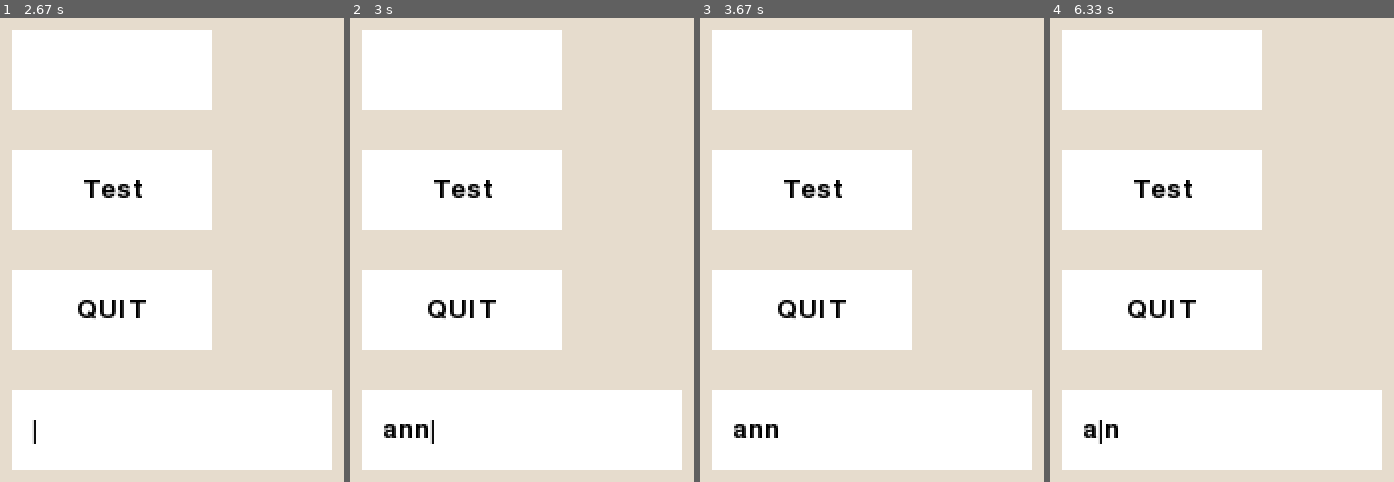
Above: before the commit, frames 1-4 (left to right).
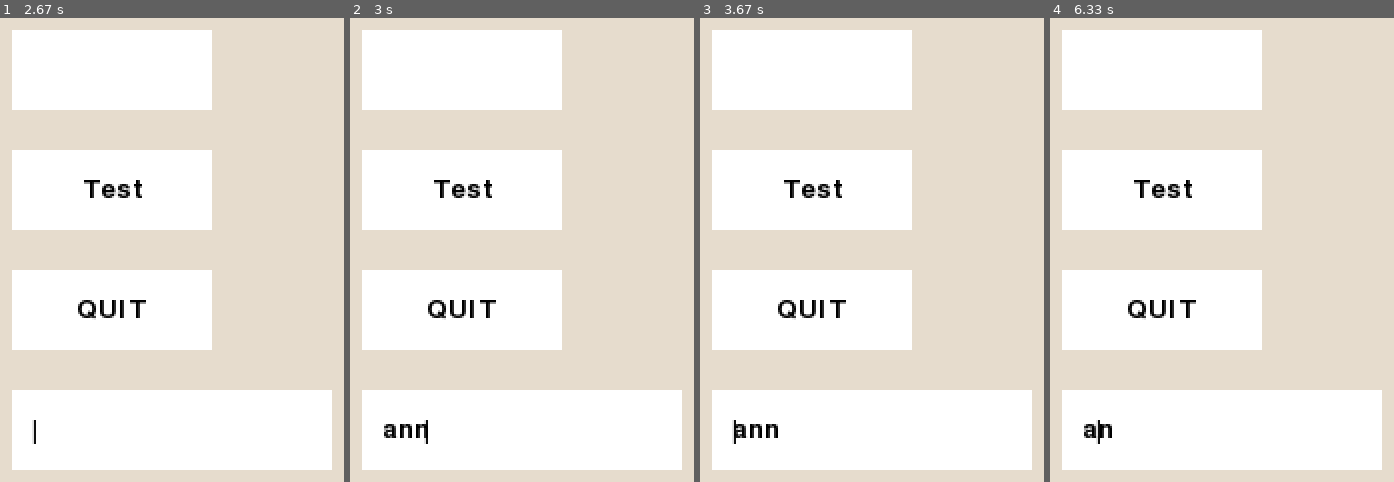
Above: after the commit, the same moments.

Repository: DanielDavisEE/PyGameGUI
Game: pygame game, started from src/pygame_gui/example_gui.py
Two runs of this game, one before a commit and one after it. Both use one fixed random seed, a clock stepped at 60 frames per second and the inputs below.
Inputs (mouse positions are in pixels of both pictures, inside the frame that each line leads up to):
- Up to frame 1 (2.67 s): tap Enter at 0.33 s; click (172, 430) at 0.72 s; hold Backspace 1-1.47 s; hold Right 1-1.47 s; press the mouse at (113, 310) at 1.58 s; move the mouse to (168, 203) at 1.68 s; release the mouse at (227, 92) at 1.82 s; press the mouse at (172, 430) at 2.47 s; move the mouse to (outside the picture) at 2.57 s
- Up to frame 2 (3 s): release the mouse at (outside the picture) at 2.7 s; type "ann" at 2.77 s
- Up to frame 3 (3.67 s): tap Enter at 3.1 s; tap Shift at 3.27 s; hold Up from 3.6 s (still down)
- Up to frame 4 (6.33 s): release Up at 4.07 s; press the mouse at (1163, 310) at 4.13 s; move the mouse to (outside the picture) at 4.23 s; release the mouse at (outside the picture) at 4.37 s; press the mouse at (1222, 430) at 4.47 s; move the mouse to (1390, 287) at 4.57 s; release the mouse at (outside the picture) at 4.7 s; press the mouse at (1163, 310) at 4.8 s; move the mouse to (1256, 366) at 4.9 s; release the mouse at (1352, 426) at 5.03 s; press the mouse at (1222, 430) at 5.63 s; move the mouse to (1239, 277) at 5.73 s; release the mouse at (1252, 129) at 5.87 s; tap Backspace at 5.93 s; tap Left at 6.27 s

Frame 1 is identical in both runs. In frame 2, less than 0.1% of the frame differs, in the area x 21-25%, y 86-92%; in frame 3, less than 0.1%; in frame 4, 0.2%, in the area x 13-20%, y 86-92%.

Commit message:
textbox updates 2

Diff:
--- a/src/pygame_gui/components/constants.py
+++ b/src/pygame_gui/components/constants.py
@@ -6,6 +6,30 @@
 
 MARGIN = 10
 KMOD_BASE = 4096
+
+
+class KeyboardEvents(Enum):
+    CTRL = (KMOD_CTRL,)
+    SHIFT = (KMOD_SHIFT,)
+    ALT = (KMOD_ALT,)
+
+    CTRL_SHIFT = KMOD_CTRL, KMOD_SHIFT
+    CTRL_ALT = KMOD_CTRL, KMOD_ALT
+    SHIFT_ALT = KMOD_SHIFT, KMOD_ALT
+
+    CTRL_SHIFT_ALT = KMOD_CTRL, KMOD_SHIFT, KMOD_ALT
+
+
+typing_response = {
+    KeyboardEvents.CTRL: {'fallback': lambda *_: None},
+    KeyboardEvents.SHIFT: {'fallback': lambda *_: None},
+    KeyboardEvents.ALT: {'fallback': lambda *_: None},
+    KeyboardEvents.CTRL_SHIFT: {'fallback': lambda *_: None},
+    KeyboardEvents.CTRL_ALT: {'fallback': lambda *_: None},
+    KeyboardEvents.SHIFT_ALT: {'fallback': lambda *_: None},
+    KeyboardEvents.CTRL_SHIFT_ALT: {'fallback': lambda *_: None},
+    KMOD_SHIFT | KMOD_CAPS: {'fallback': lambda *_: None},
+}
 
 
 class MouseEvents(Enum):
--- a/src/pygame_gui/components/dropdown_block.py
+++ b/src/pygame_gui/components/dropdown_block.py
@@ -252,7 +252,7 @@
             item.move(y=i * self.dimensions[1] - self.scroll_amount)
 
     def filter_options(self):
-        text = self.textbox.primary_text['value'] + self.textbox.second_text['value']
+        text = self.textbox.text_info['value'] + self.textbox.second_text['value']
         for i, option in enumerate(self.options_list):
             if len(text) > 0 and text == option[:len(text)]:
                 self.scroll_amount = min(i * self.dimensions[1], self.max_scroll)
--- a/src/pygame_gui/components/text_block.py
+++ b/src/pygame_gui/components/text_block.py
@@ -15,7 +15,7 @@
                  ):
         super().__init__(parent, **kwargs)
 
-        self.primary_text = {
+        self.text_info = {
             'value': str(text_value),
             # 'surface': Surface,
             # 'rect': tuple[int, int]
@@ -41,34 +41,25 @@
     def update_text(self):
         centre_coords = [int(n // 2) for n in self.dimensions]
 
-        self.primary_text['surface'] = self.font.render(self.primary_text['value'], True, self.font_colour)
+        self.text_info['surface'] = self.font.render(self.text_info['value'], True, self.font_colour)
         if self.text_alignment == Alignment.LEFT:
-            self.primary_text['rect'] = (self.primary_text['surface'].get_rect(
+            self.text_info['rect'] = (self.text_info['surface'].get_rect(
                 left=MARGIN,
                 centery=centre_coords[1]))
         elif self.text_alignment == Alignment.CENTRE:
-            self.primary_text['rect'] = (self.primary_text['surface'].get_rect(
+            self.text_info['rect'] = (self.text_info['surface'].get_rect(
                 center=centre_coords))
         elif self.text_alignment == Alignment.RIGHT:
-            self.primary_text['rect'] = (self.primary_text['surface'].get_rect(
+            self.text_info['rect'] = (self.text_info['surface'].get_rect(
                 right=(self.dimensions[0] - MARGIN),
                 centery=centre_coords[1]))
 
-    def set_text(self, text):
-        self.primary_text['value'] = text
+    def set_text(self, text: str):
+        self.text_info['value'] = text
 
-    def get_text(self):
-        return self.primary_text['value']
-
-    def append_text(self, text: str):
-        self.primary_text['value'] += text
-
-    def pop_text(self, amount: int = 1):
-        assert amount > 0
-        popped_text = self.primary_text['value'][-amount:]
-        self.primary_text['value'] = self.primary_text['value'][:-amount]
-        return popped_text
+    def get_text(self) -> str:
+        return self.text_info['value']
 
     def blit_text(self):
         self.update_text()
-        self.surface.blit(self.primary_text['surface'], self.primary_text['rect'])
+        self.surface.blit(self.text_info['surface'], self.text_info['rect'])
--- a/src/pygame_gui/components/textbox_block.py
+++ b/src/pygame_gui/components/textbox_block.py
@@ -23,41 +23,30 @@
     SHIFT_ALT = {pygame.KMOD_SHIFT, pygame.KMOD_ALT}
 
     CTRL_SHIFT_ALT = {pygame.KMOD_CTRL, pygame.KMOD_SHIFT, pygame.KMOD_ALT}
+    CTRL_SHIFT_ALT_MASK = pygame.KMOD_CTRL | pygame.KMOD_SHIFT | pygame.KMOD_ALT
 
     def __init__(self, parent, *,
+                 text_value='',
                  active=False,
                  **kwargs):
         super().__init__(
             parent,
             colour=self.tb_colours[active],
+            text_value=text_value,
             text_alignment=Alignment.LEFT,
             **kwargs)
 
         self.active = active
         self.last_tick_time = time.time()
+        self.shift_held = False
 
         self.cursor_info = {
             'on': False,
-            # 'surface': Surface,
-            # 'rect': tuple[int, int]
-        }
-        self.secondary_text = {
-            'value': '',
+            'location': len(text_value),
             # 'surface': Surface,
             # 'rect': tuple[int, int]
         }
         self.set_mouse_handlers({MouseEvents.LEFT_MOUSE_DOWN: self.check_for_select})
-
-    def update_cursor(self):
-
-        text_rect = self.primary_text['rect']
-
-        cursor_colour = self.font_colour if self.cursor_info['on'] else self.colour
-
-        self.cursor_info['surface'] = self.font.render('|', 1, cursor_colour)
-        self.cursor_info['rect'] = self.cursor_info['surface'].get_rect(
-            left=text_rect.right,
-            centery=text_rect.centery)
 
     def check_for_select(self, event):
         if self.check_collision(event):
@@ -65,125 +54,179 @@
         else:
             self.cursor_info['on'] = False
             if self.active:
-                self.move_cursor(len(self.secondary_text['value']))
+                self.move_cursor(end=True)
             self.active = False
 
         self.colour = self.colour_palette[self.tb_colours[self.active]]
 
-    def move_cursor(self, amount: int):
-        if amount < 0:  # Left
-            if not len(self.primary_text['value']):
-                return
-
-            self.secondary_text['value'] = self.primary_text['value'][amount:] + self.secondary_text['value']
-            self.primary_text['value'] = self.primary_text['value'][:amount]
-
-        elif amount > 0:  # Right
-            if not len(self.secondary_text['value']):
-                return
-
-            self.primary_text['value'] = self.primary_text['value'] + self.secondary_text['value'][:amount]
-            self.secondary_text['value'] = self.secondary_text['value'][amount:]
+    def update_cursor(self):
+
+        cursor_colour = self.font_colour if self.cursor_info['on'] else self.colour
+        self.cursor_info['surface'] = self.font.render('|', True, cursor_colour)
+
+        if self.text_alignment == Alignment.LEFT:
+            # TODO: Get better letter width
+            self.cursor_info['rect'] = (self.cursor_info['surface'].get_rect(
+                left=self.cursor_info['location'] * 7 + MARGIN,
+                centery=self.text_info['rect'].centery))
+        elif self.text_alignment == Alignment.CENTRE:
+            self.cursor_info['rect'] = (self.cursor_info['surface'].get_rect(
+                left=MARGIN,
+                centery=self.text_info['rect'].centery))
+        elif self.text_alignment == Alignment.RIGHT:
+            self.cursor_info['rect'] = (self.cursor_info['surface'].get_rect(
+                right=MARGIN,
+                centery=self.text_info['rect'].centery))
+
+    def toggle_cursor(self):
+        self.cursor_info['on'] = not self.cursor_info['on']
+
+    def move_cursor(self, amount: int = None, *, start=False, end=False):
+        if amount:
+            new_location = self.cursor_info['location'] + amount
+        elif start:
+            new_location = 0
+        elif end:
+            new_location = len(self.text_info['value'])
+        else:
+            raise ValueError
+
+        new_location = max(
+            new_location,
+            0)
+        new_location = min(
+            new_location,
+            len(self.text_info['value']))
+
+        self.cursor_info['location'] = new_location
 
     def update_text(self):
         super().update_text()
 
         if self.active:
-
-            if self.primary_text['rect'].width + self.cursor_info['rect'].width > (self.dimensions[0] - 2 * MARGIN):
-                self.primary_text['rect'] = (self.primary_text['surface'].get_rect(
+            # Force right align if text is wider than text box
+            if self.text_info['rect'].width + self.cursor_info['rect'].width > (self.dimensions[0] - 2 * MARGIN):
+                self.text_info['rect'] = (self.text_info['surface'].get_rect(
                     right=(self.dimensions[0] - MARGIN) - self.cursor_info['rect'].width,
-                    centery=self.primary_text['rect'].centery))
-
-            second_text_left = self.cursor_info['rect'].right
-
+                    centery=self.text_info['rect'].centery))
+
+            # Toggle cursor if cursor_tick_time has elapsed
             current_time = time.time()
             if self.last_tick_time + self.cursor_tick_time < current_time:
                 self.toggle_cursor()
                 self.last_tick_time = current_time
 
-        else:
-            second_text_left = self.primary_text['rect'].right
-
         self.update_cursor()
 
-        self.secondary_text['surface'] = self.font.render(self.secondary_text['value'], 1, self.font_colour)
-        self.secondary_text['rect'] = self.secondary_text['surface'].get_rect(
-            left=second_text_left,
-            centery=self.primary_text['rect'].centery)
-
-    def toggle_cursor(self):
-        self.cursor_info['on'] = not self.cursor_info['on']
-
-    def set_text(self, text):
+    def set_text(self, text: str):
         super().set_text(text)
-        self.secondary_text['value'] = ''
-
-    def get_text(self):
-        return self.primary_text['value'] + self.secondary_text['value']
+        self.cursor_info['location'] = len(text)
 
     def _is_modified_by(self, event, modifiers: set):
         for modifier in modifiers:
             if not event.mod & modifier:
                 return False
+
+        # ctrl, shift and alt combine uniquely
         for modifier in (self.CTRL_SHIFT_ALT - modifiers):
             if event.mod & modifier:
                 return False
+
         return True
 
-    def _handle_modified_commands(self, event):
-        if self._is_modified_by(event, self.CTRL):
-            character = pygame.key.name(event.key)
-            if character == 'x':
-                pyperclip.copy(self.primary_text['value'] + self.secondary_text['value'])
-                self.primary_text['value'] = ''
-                self.secondary_text['value'] = ''
-            elif character == 'c':
-                pyperclip.copy(self.primary_text['value'] + self.secondary_text['value'])
-            elif character == 'v':
-                text = pyperclip.paste()
-                self.primary_text['value'] = text
-                self.secondary_text['value'] = ''
-
-            elif event.key == pygame.K_BACKSPACE:
-                self.primary_text['value'] = ''
-            elif event.key == pygame.K_DELETE:
-                self.secondary_text['value'] = ''
-            elif event.key == pygame.K_LEFT:
-                self.move_cursor(-len(self.primary_text['value']))
-            elif event.key == pygame.K_RIGHT:
-                self.move_cursor(len(self.secondary_text['value']))
-
-            elif character in {'a', 's', 'z', 'y'}:
-                self.log.debug(f'Get to this... (ctrl {character})')
-        elif self._is_modified_by(event, self.SHIFT):
+    def _handle_ctrl_modified_commands(self, event):
+        character = pygame.key.name(event.key)
+        if character == 'x':
+            pyperclip.copy(self.text_info['value'])
+            self.text_info['value'] = ''
+        elif character == 'c':
+            pyperclip.copy(self.text_info['value'])
+        elif character == 'v':
+            text = pyperclip.paste()
+            self.text_info['value'] = text
+
+        elif event.key == pygame.K_BACKSPACE:
+            self.text_info['value'] = ''
+        elif event.key == pygame.K_DELETE:
             pass
+        elif event.key == pygame.K_LEFT:
+            self.move_cursor(start=True)
+        elif event.key == pygame.K_RIGHT:
+            self.move_cursor(end=True)
+
+        elif character in {'a', 's', 'z', 'y'}:
+            self.log.debug(f'Get to this... (ctrl {character})')
+
+    def insert_text(self, text: str):
+        i = self.cursor_info['location']
+        self.text_info['value'] = self.text_info['value'][:i] + text + self.text_info['value'][i:]
+        self.cursor_info['location'] += len(text)
+
+    def remove_text(self, length=1):
+        pass
+
+    def _handle_delete_input(self, unicode_val):
+        i = self.cursor_info['location']
+        if unicode_val == '\x08':  # Backspace
+            if i == 0:
+                return
+            self.text_info['value'] = self.text_info['value'][:i - 1] + self.text_info['value'][i:]
+            self.cursor_info['location'] -= 1
+
+        elif unicode_val == '\x7f':  # Delete
+            if i == len(self.text_info['value']):
+                return
+            self.text_info['value'] = self.text_info['value'][:i] + self.text_info['value'][i + 1:]
 
     def keyboard_event_handler(self, event):
         super().keyboard_event_handler(event)
 
-        if self.active and event.type == pygame.KEYDOWN:
-            self.log.debug(f"({event.key=}, {event.type=}, {event.mod=}) received by {self}")
-
-            if event.mod:
-                self._handle_modified_commands(event)
-
-            elif event.key == pygame.K_RETURN:
-                pass
-            elif event.key == pygame.K_BACKSPACE:
-                self.pop_text()
-            elif event.key == pygame.K_DELETE:
-                self.secondary_text['value'] = self.secondary_text['value'][1:]
-            elif event.key == pygame.K_LEFT:
-                self.move_cursor(-1)
-            elif event.key == pygame.K_RIGHT:
-                self.move_cursor(1)
-            else:
-                self.append_text(event.unicode)
-
-            self.update_text()
+        movement_keys = {
+            pygame.K_HOME: lambda *_: self.move_cursor(start=True),
+            pygame.K_END: lambda *_: self.move_cursor(end=True),
+            pygame.K_LEFT: lambda *_: self.move_cursor(-1),
+            pygame.K_RIGHT: lambda *_: self.move_cursor(1),
+            pygame.K_UP: lambda *_: self.move_cursor(start=True),
+            pygame.K_DOWN: lambda *_: self.move_cursor(end=True),
+        }
+
+        unique_unicode_actions = {
+            '\r': lambda *_: None,
+            '\x08': lambda *_: self._handle_delete_input('\x08'),
+            '\x7f': lambda *_: self._handle_delete_input('\x7f'),
+        }
+
+        if self.active:
+            self.cursor_info['on'] = True
+            self.last_tick_time = time.time()
+
+            if event.type == pygame.KEYUP:
+                if event.key in {pygame.K_LSHIFT,
+                                 pygame.K_RSHIFT}:
+                    self.shift_held = False
+
+            if event.type == pygame.KEYDOWN:
+                self.log.debug(f"({event.key=}, {event.type=}, {event.mod=}, {event.unicode=}) received by {self}")
+
+                if self._is_modified_by(event, self.CTRL):
+                    # self._handle_ctrl_modified_commands(event)
+                    pass
+
+                if event.unicode:
+                    if event.unicode in unique_unicode_actions:
+                        unique_unicode_actions[event.unicode]()
+                    else:
+                        self.insert_text(event.unicode)
+
+                elif event.key in movement_keys:
+                    movement_keys[event.key]()
+
+                elif event.key in {pygame.K_LSHIFT,
+                                   pygame.K_RSHIFT}:
+                    self.shift_held = True
+
+                self.update_text()
 
     def blit_text(self):
         super().blit_text()
         self.surface.blit(self.cursor_info['surface'], self.cursor_info['rect'])
-        self.surface.blit(self.secondary_text['surface'], self.secondary_text['rect'])
